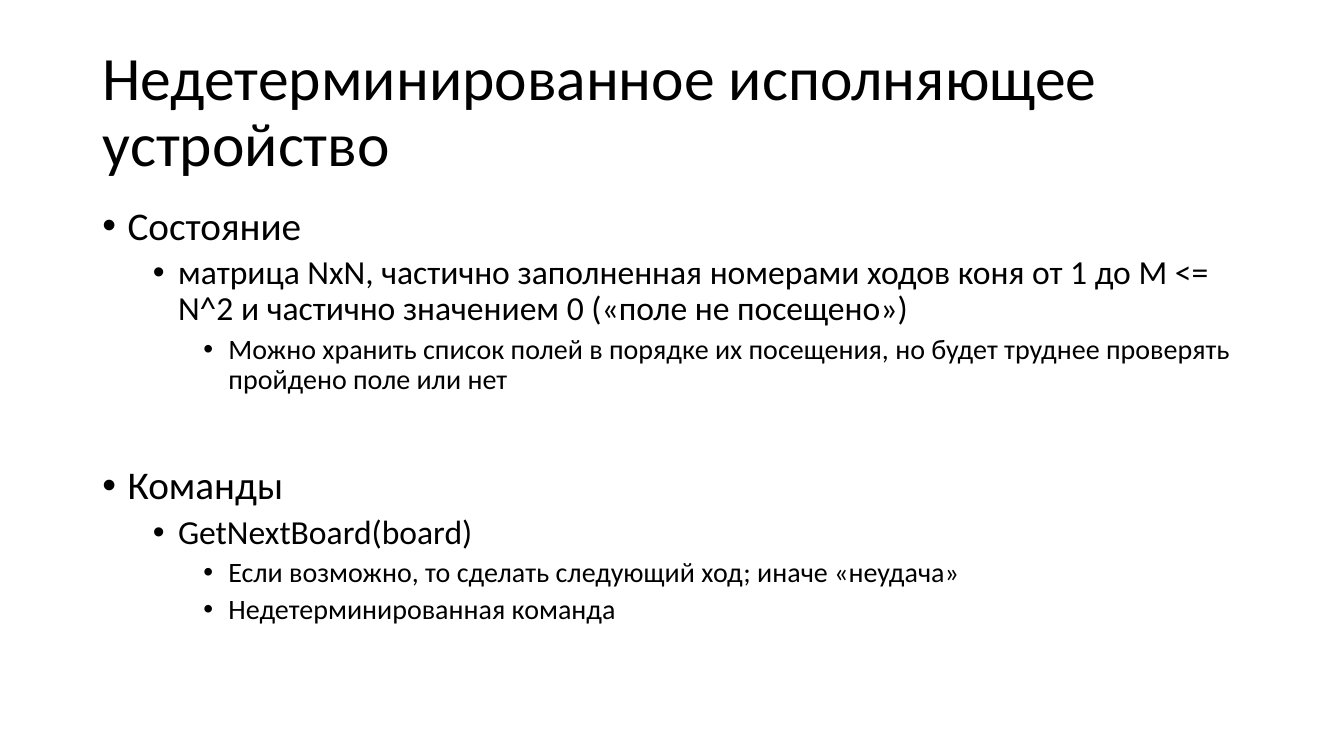
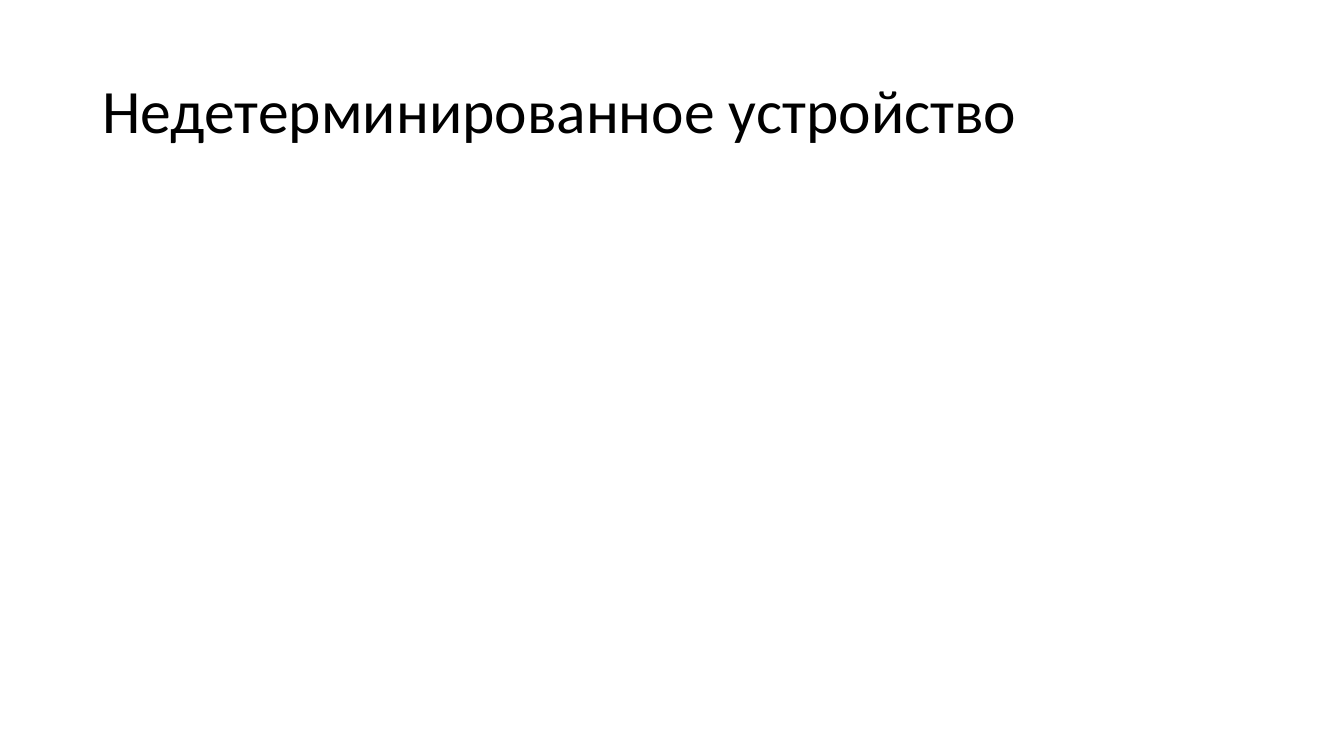
Before and after one commit to Evgueni-Petrov-aka-espetrov/Algorithms-and-Programming-in-C-pptx, a slide deck: slide 89 of 20 Алгоритмы с возвратом.pptx (slide 16 before the commit). Drawn at 1344x756 pixels with LibreOffice and Linux fonts; fonts in the diff are those of the drawing. Boxes give left, top, right and bottom in pixels: in the first picture for what was removed or moved away, otherwise in the second. Text is boxed around its words. In the diff, an @@ line names an element or a change of style, - is before the commit and + after.

```diff
--- a/20 Алгоритмы с возвратом.pptx
+++ b/20 Алгоритмы с возвратом.pptx
@@ title at <box>102,91,1016,143</box>: text changed @@
-Недетерминированное исполняющее устройство
+Недетерминированное устройство
@@ text removed at <box>128,214,1229,624</box> @@
-• Состояние
-  • матрица NxN, частично заполненная номерами ходов коня от 1 до M <= N^2 и частично значением 0 («поле не посещено»)
-    • Можно хранить список полей в порядке их посещения, но будет труднее проверять пройдено поле или нет
-• Команды
-  • GetNextBoard(board)
-    • Если возможно, то сделать следующий ход; иначе «неудача»
-    • Недетерминированная команда
```
Also in this commit, not shown: 15 other slides changed, 120 slides added, 1 slide removed.
